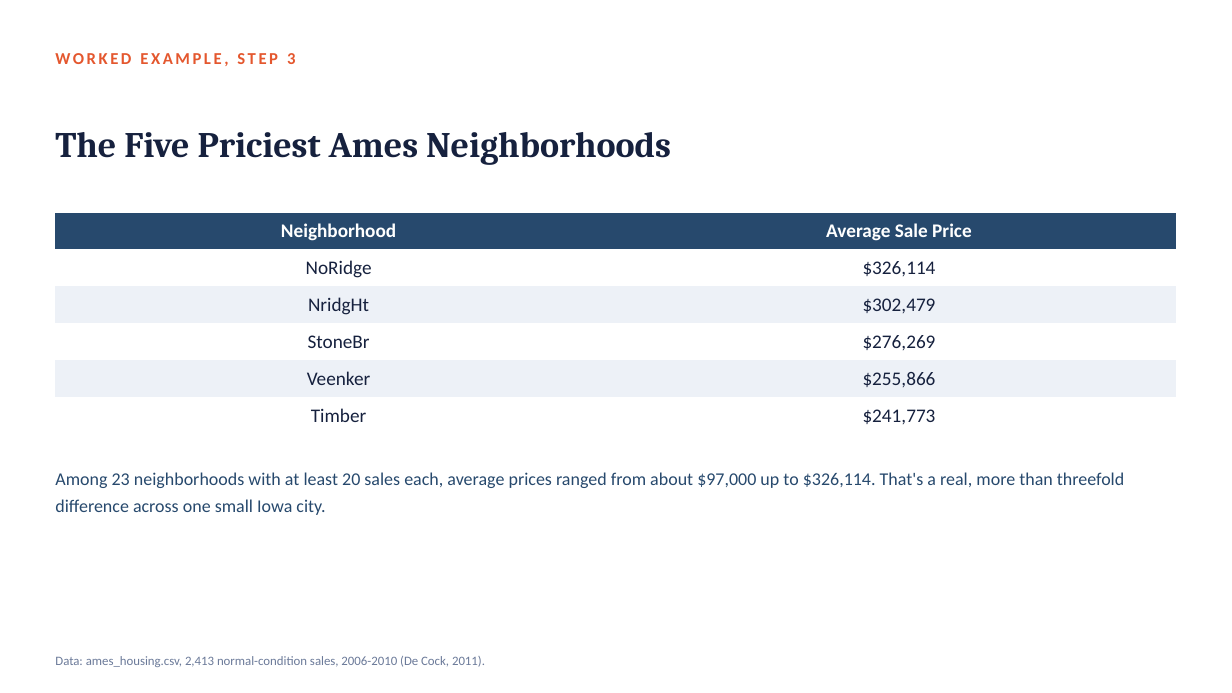
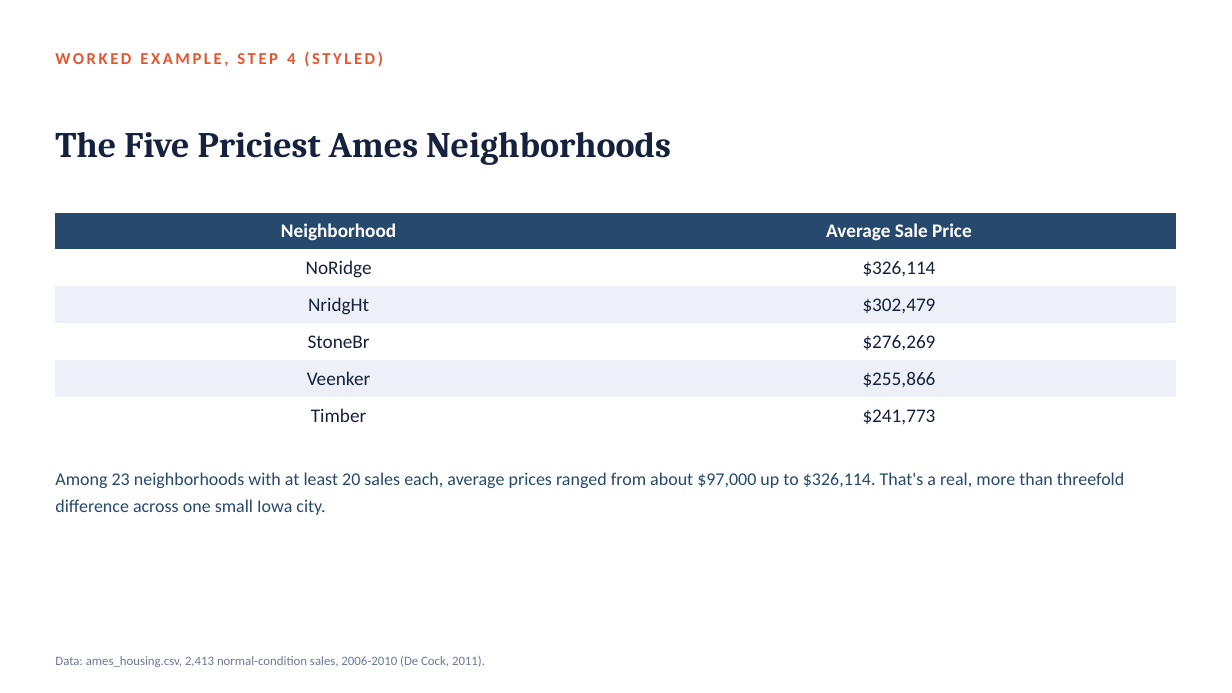
Before and after one commit to fmurital/Teaching-Curriculum, a slide deck: slide 37 of DATA-3230-Data-Visualization/01_Getting_Started_with_R_and_RStudio/Lecture_Slides/Module01_Getting_Started_with_R_and_RStudio.pptx (slide 16 before the commit). Drawn at 1232x693 pixels with LibreOffice and Linux fonts; fonts in the diff are those of the drawing. Boxes give left, top, right and bottom in pixels: in the first picture for what was removed or moved away, otherwise in the second. Text is boxed around its words. In the diff, an @@ line names an element or a change of style, - is before the commit and + after.

```diff
--- a/DATA-3230-Data-Visualization/01_Getting_Started_with_R_and_RStudio/Lecture_Slides/Module01_Getting_Started_with_R_and_RStudio.pptx
+++ b/DATA-3230-Data-Visualization/01_Getting_Started_with_R_and_RStudio/Lecture_Slides/Module01_Getting_Started_with_R_and_RStudio.pptx
@@ text at box(55, 52, 383, 67): text changed @@
-WORKED EXAMPLE, STEP 3
+WORKED EXAMPLE, STEP 4 (STYLED)
```
Also in this commit, not shown: 17 other slides changed, 47 slides added, 2 slides removed, 1 other file.
